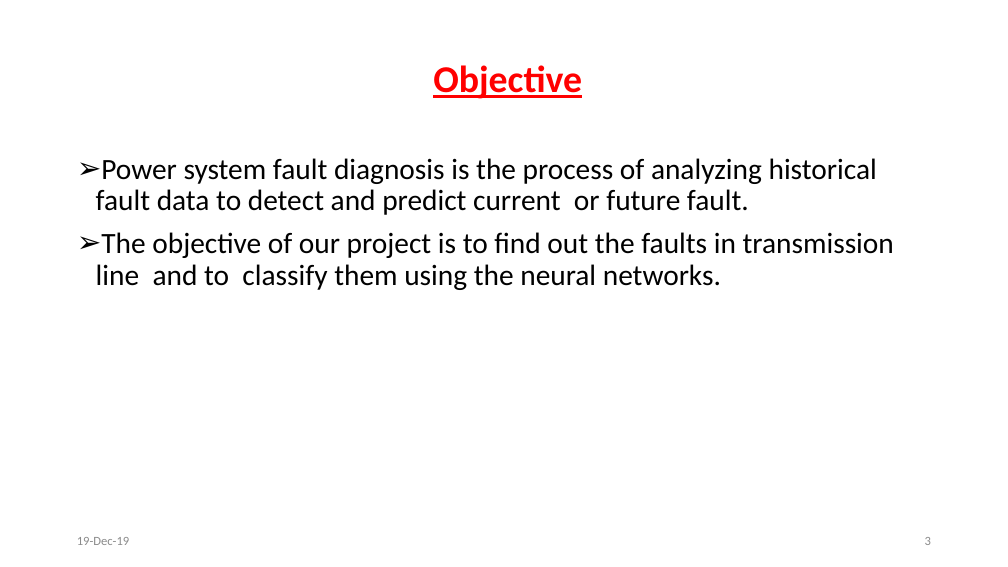
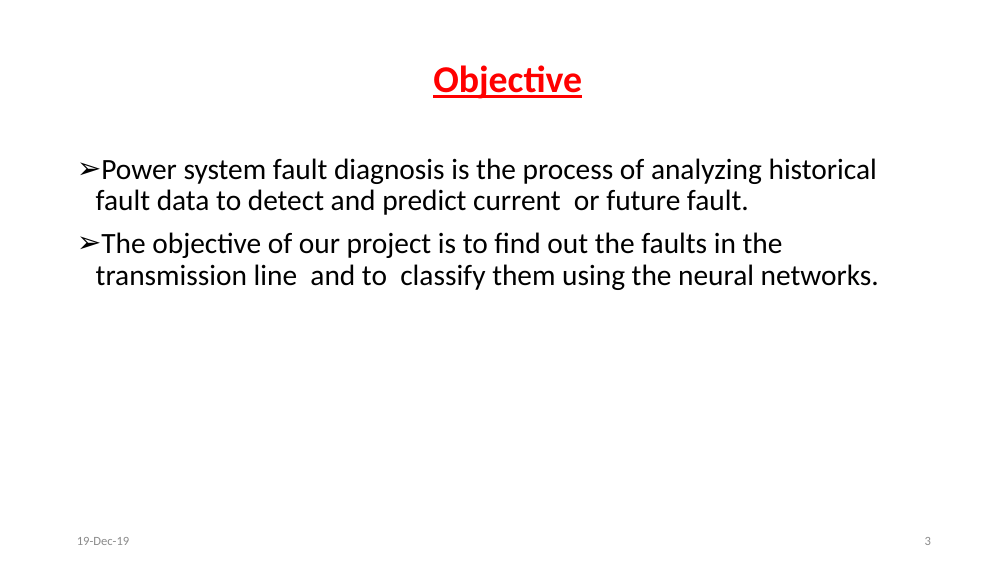
Before and after one commit to svec-final-year-project-eee/Project, a slide deck: slide 3 of First Review/First Oral Presentation.pptx. Drawn at 1008x567 pixels with LibreOffice and Linux fonts; fonts in the diff are those of the drawing. Boxes give left, top, right and bottom in pixels: in the first picture for what was removed or moved away, otherwise in the second. Text is boxed around its words. In the diff, an @@ line names an element or a change of style, - is before the commit and + after.

```diff
--- a/First Review/First Oral Presentation.pptx
+++ b/First Review/First Oral Presentation.pptx
@@ text at bbox=[96, 232, 879, 290]: text changed @@
-➢ The objective of our project is to find out the faults in transmission line and to classify them using the neural networks.
+➢ The objective of our project is to find out the faults in the transmission line and to classify them using the neural networks.
```
Also in this commit, not shown: 5 other slides changed, 1 slide added, 2 other files.
